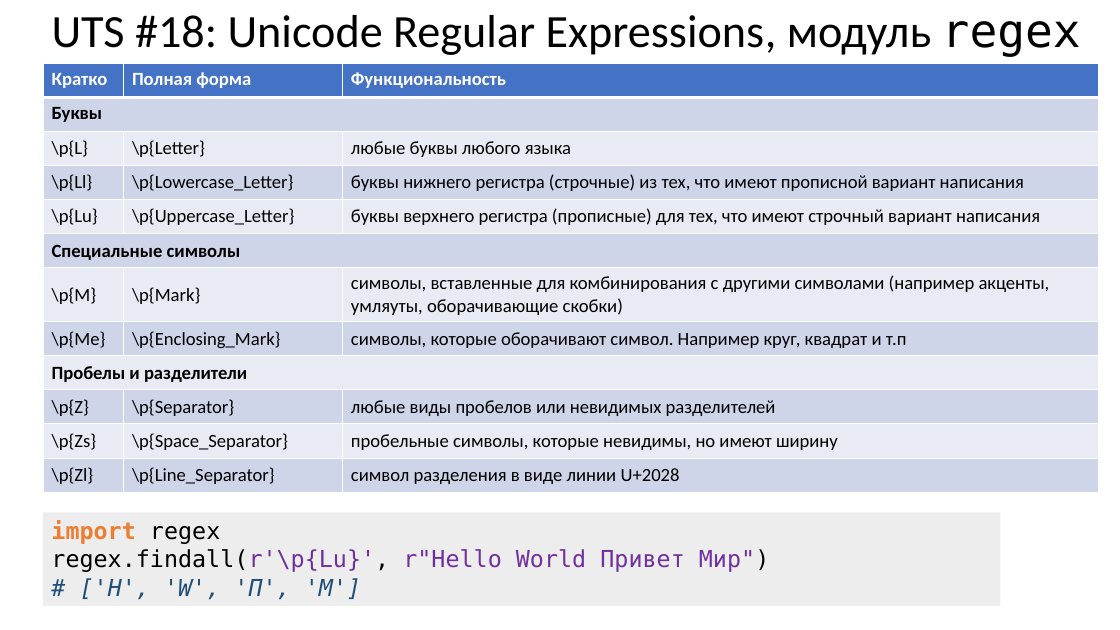
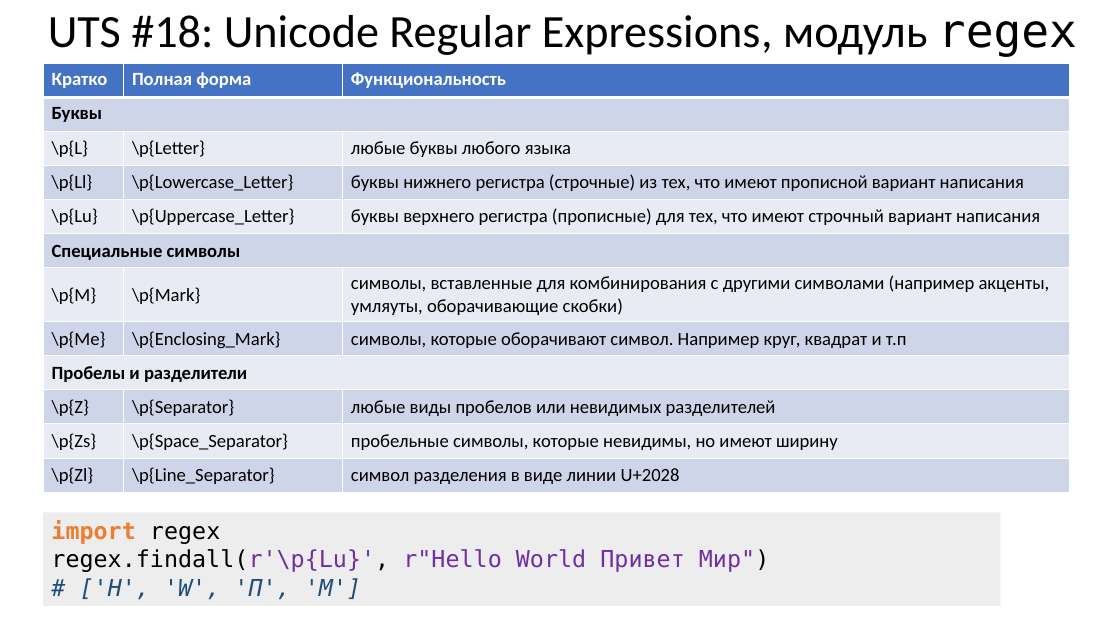
Before and after one commit to xtrueman/prog_instruments, a slide deck: slide 38 of presentations/RegularExpressions.pptx. Drawn at 1120x630 pixels with LibreOffice and Linux fonts; fonts in the diff are those of the drawing. Boxes give left, top, right and bottom in pixels: in the first picture for what was removed or moved away, otherwise in the second. Text is boxed around its words. In the diff, an @@ line names an element or a change of style, - is before the commit and + after.

Commit message:
RegExp

```diff
--- a/presentations/RegularExpressions.pptx
+++ b/presentations/RegularExpressions.pptx
@@ title "UTS #18: Unicode Regular Expressions, ...": place and size @@
-title "UTS #18: Unicode Regular Expressions, ..." at (52, 15, 1081, 57)
+title "UTS #18: Unicode Regular Expressions, ..." at (48, 15, 1077, 57)
@@ table: place and size @@
-table at (43, 63, 1099, 491)
+table at (43, 63, 1070, 491)
```
Also in this commit, not shown: 1 slide added.
